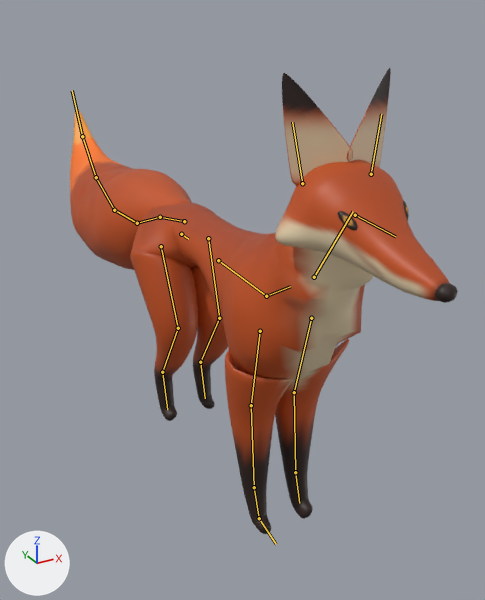
Two versions of the glTF model assets/hero/hearth_fox.glb, one commit apart.
Camera for both pictures: a 50 mm camera at (-0.599, -1.114, 0.98) aimed at (0.097, 0.152, 0.347). The lights are fixed; the arrows at lower left show +X, +Y and +Z. The first picture is the older version. The bones that change, and the others that lie on the model, are drawn over the model as lines.

Objects in the first picture: 'fox_coat', 'fox_face'.
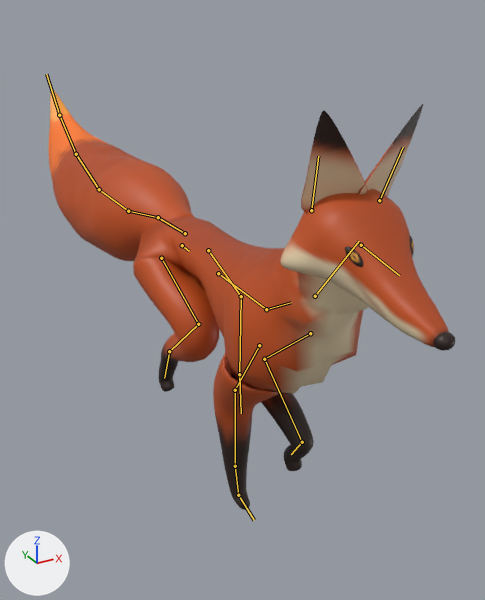
The newer file adds an action. The first version stands in its rest pose; the second is drawn at frame 11 of the action 'lope'.

Changed parts and their boxes [x1, y1, x2, y2] in the pictures (485 x 600 px):
'fox_coat', posed (10% shorter)
    before: [70, 68, 449, 534]
    after: [49, 89, 449, 510]
'fox_face', posed (7% narrower, 13% taller)
    before: [338, 201, 458, 303]
    after: [345, 236, 456, 351]
bone 'hips', root to tip
    before: (181, 234) to (188, 239)
    after: (182, 245) to (189, 251)
bone 'chest', root to tip
    before: (266, 296) to (290, 286)
    after: (266, 309) to (291, 302)
bone 'neck', root to tip
    before: (314, 277) to (353, 211)
    after: (315, 296) to (359, 241)
bone 'head', root to tip
    before: (355, 215) to (395, 236)
    after: (361, 245) to (399, 275)
bone 'ear.R', root to tip
    before: (302, 183) to (292, 122)
    after: (311, 210) to (318, 156)
bone 'ear.L', root to tip
    before: (371, 174) to (381, 114)
    after: (379, 200) to (403, 147)
bone 'upperarm.L', root to tip
    before: (311, 318) to (294, 392)
    after: (310, 333) to (264, 359)
bone 'forearm.L', root to tip
    before: (294, 392) to (295, 472)
    after: (264, 359) to (302, 442)
bone 'pastern.L', root to tip
    before: (295, 472) to (299, 503)
    after: (302, 442) to (291, 454)
bone 'upperarm.R', root to tip
    before: (260, 331) to (251, 405)
    after: (259, 345) to (235, 390)
bone 'forearm.R', root to tip
    before: (251, 405) to (254, 487)
    after: (235, 390) to (235, 466)
bone 'tail1', root to tip
    before: (184, 221) to (160, 217)
    after: (185, 233) to (158, 217)
bone 'tail2', root to tip
    before: (160, 217) to (137, 223)
    after: (158, 217) to (128, 211)
bone 'tail3', root to tip
    before: (137, 223) to (114, 210)
    after: (128, 211) to (99, 189)
bone 'tail4', root to tip
    before: (114, 210) to (96, 177)
    after: (99, 189) to (76, 154)
bone 'tail5', root to tip
    before: (96, 177) to (82, 136)
    after: (76, 154) to (59, 115)
bone 'tail6', root to tip
    before: (82, 136) to (72, 90)
    after: (59, 115) to (46, 74)
bone 'thigh.L', root to tip
    before: (208, 238) to (219, 318)
    after: (208, 250) to (241, 296)
bone 'shin.L', root to tip
    before: (219, 318) to (200, 362)
    after: (241, 296) to (239, 374)
bone 'meta.L', root to tip
    before: (200, 362) to (205, 398)
    after: (239, 374) to (241, 413)
bone 'thigh.R', root to tip
    before: (161, 246) to (178, 328)
    after: (161, 258) to (198, 324)
bone 'shin.R', root to tip
    before: (178, 328) to (162, 372)
    after: (198, 324) to (169, 351)
bone 'meta.R', root to tip
    before: (162, 372) to (167, 409)
    after: (169, 351) to (164, 378)

What the commit changed:
Bone 'hips' (bone_hips) moves from (0.0, 0.0, 0.0) to (0.0, 0.001, 0.029).
Bone 'hips' (bone_hips) turns from (0, 0, 0) to (0, -1, 0) degrees about its own x, y and z.
Bone 'chest' (bone_chest) turns from (0, 0, 0) to (2, 0, 0) degrees about its own x, y and z.
Bone 'neck' (bone_neck) turns from (0, 0, 0) to (3, 0, 0) degrees about its own x, y and z.
Bone 'head' (bone_head) turns from (0, 0, 0) to (2, 0, 0) degrees about its own x, y and z.
Bone 'ear.R' (bone_ear_r) turns from (0, 0, 0) to (14, 0, 0) degrees about its own x, y and z.
Bone 'ear.L' (bone_ear_l) turns from (0, 0, 0) to (14, 0, 0) degrees about its own x, y and z.
Bone 'upperarm.L' (bone_upperarm_l) turns from (0, 0, 0) to (35, 0, 2) degrees about its own x, y and z.
Bone 'forearm.L' (bone_forearm_l) turns from (0, 0, 0) to (-79, -5, -6) degrees about its own x, y and z.
Bone 'pastern.L' (bone_pastern_l) turns from (0, 0, 0) to (94, -2, 2) degrees about its own x, y and z.
Bone 'upperarm.R' (bone_upperarm_r) turns from (0, 0, 0) to (21, -2, -1) degrees about its own x, y and z.
Bone 'forearm.R' (bone_forearm_r) turns from (0, 0, 0) to (-18, 0, 2) degrees about its own x, y and z.
Bone 'tail1' (bone_tail1) turns from (0, 0, 0) to (10, 0, 2) degrees about its own x, y and z.
Bone 'tail2' (bone_tail2) turns from (0, 0, 0) to (1, 0, 2) degrees about its own x, y and z.
Bone 'tail3' (bone_tail3) turns from (0, 0, 0) to (-2, 0, 2) degrees about its own x, y and z.
Bone 'tail4' (bone_tail4) turns from (0, 0, 0) to (-5, 0, 1) degrees about its own x, y and z.
Bone 'tail5' (bone_tail5) turns from (0, 0, 0) to (-8, 0, -1) degrees about its own x, y and z.
Bone 'tail6' (bone_tail6) turns from (0, 0, 0) to (-11, 0, -3) degrees about its own x, y and z.
Bone 'thigh.L' (bone_thigh_l) turns from (0, 0, 0) to (-56, 6, 1) degrees about its own x, y and z.
Bone 'shin.L' (bone_shin_l) turns from (0, 0, 0) to (29, 0, -1) degrees about its own x, y and z.
Bone 'meta.L' (bone_meta_l) turns from (0, 0, 0) to (34, -1, 2) degrees about its own x, y and z.
Bone 'thigh.R' (bone_thigh_r) turns from (0, 0, 0) to (-37, -3, -4) degrees about its own x, y and z.
Bone 'shin.R' (bone_shin_r) turns from (0, 0, 0) to (52, -1, 2) degrees about its own x, y and z.
Bone 'meta.R' (bone_meta_r) turns from (0, 0, 0) to (19, 0, -1) degrees about its own x, y and z.
